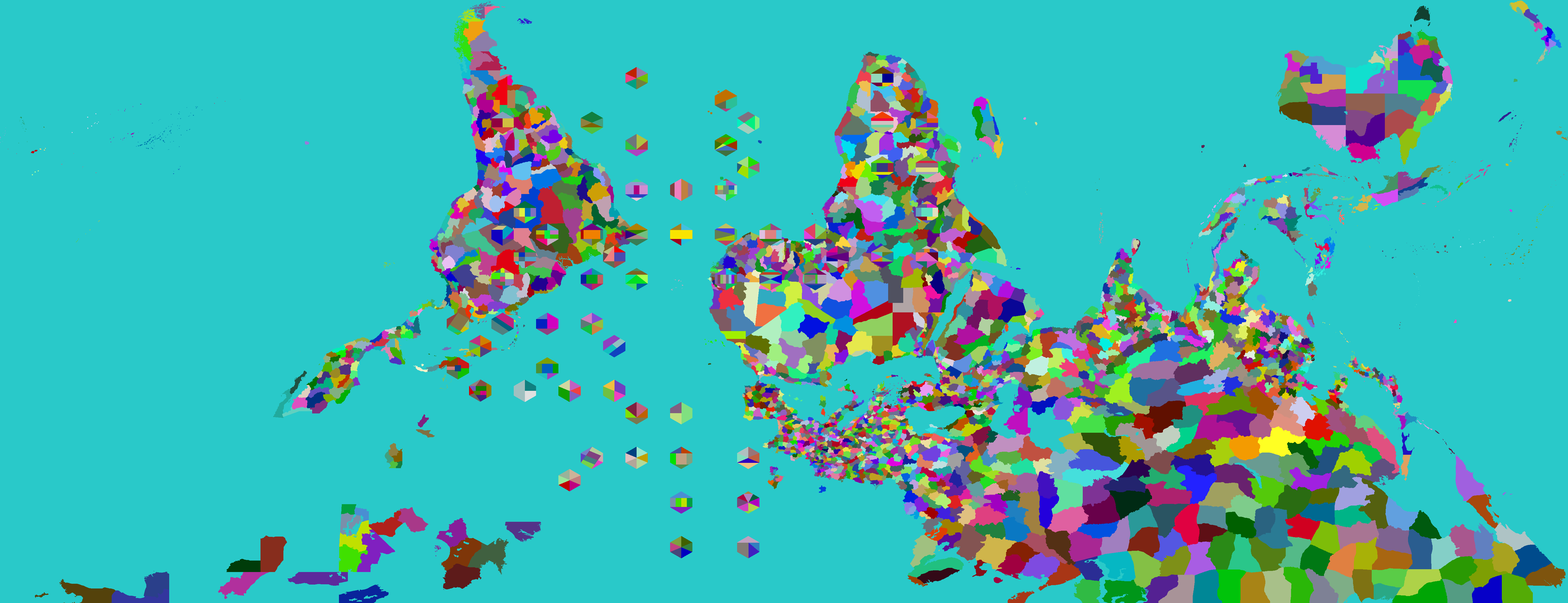
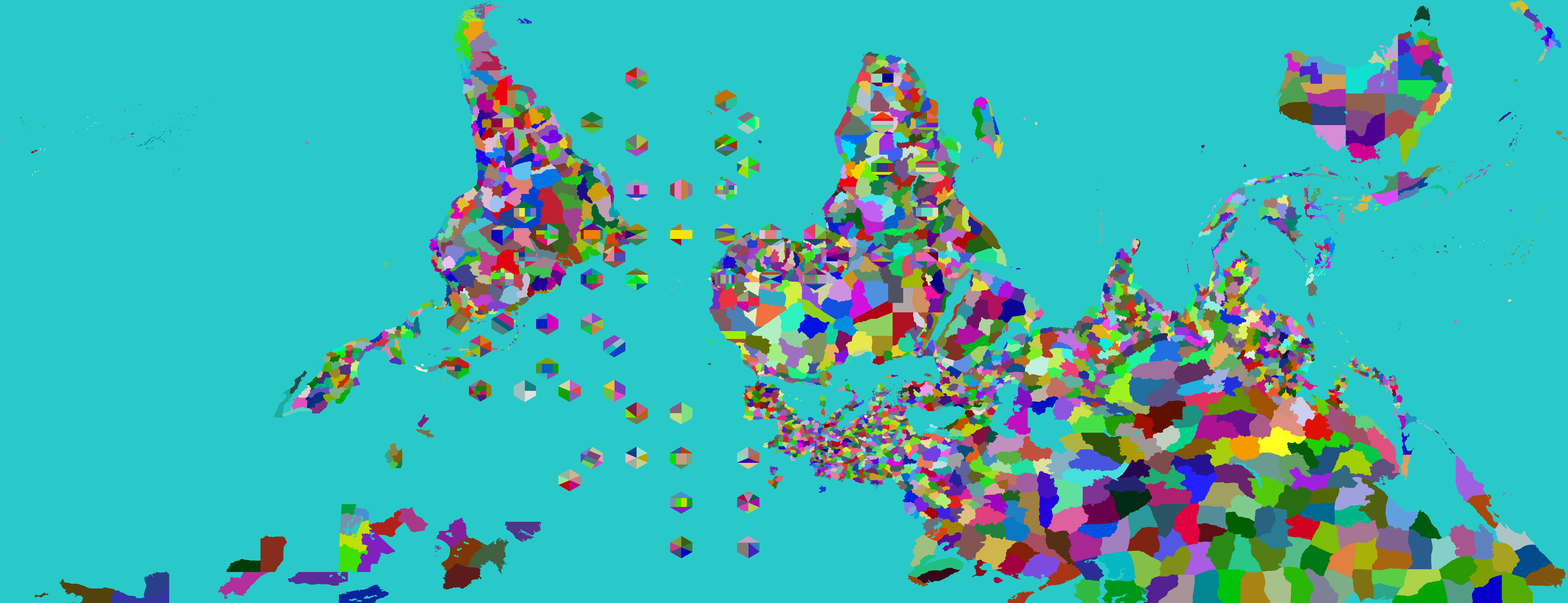
Two versions of the same layered image (1568 x 603). Layer-by-layer changes:
painted on "Provinces" over [737, 290, 812, 460]
